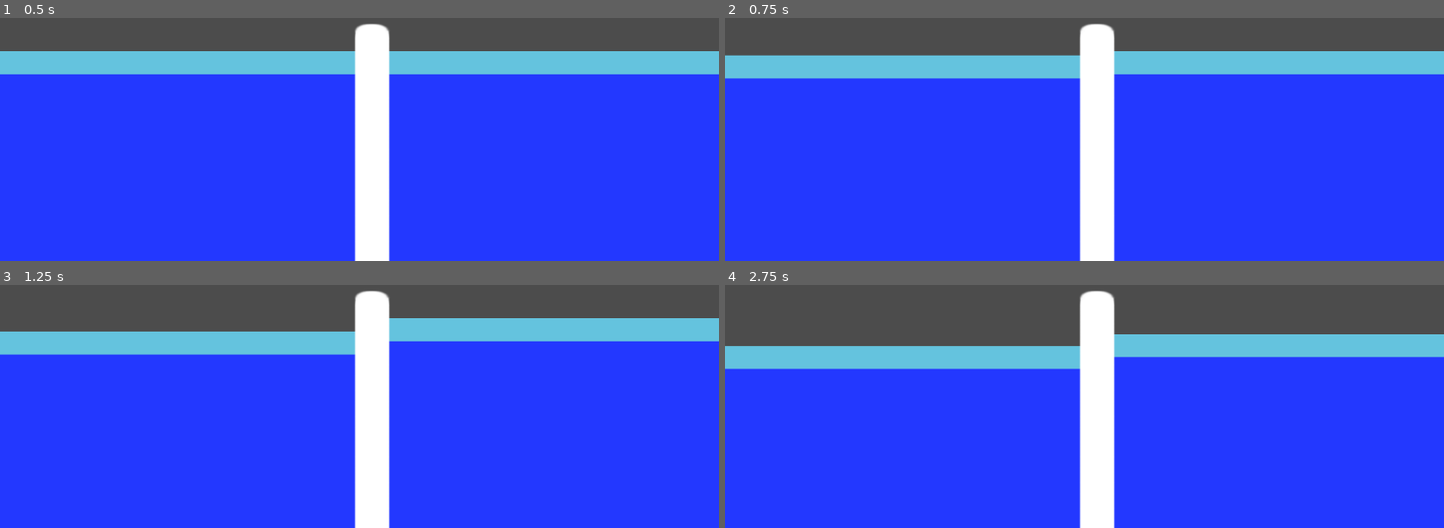
Above: before the commit, frames 1-4 (two rows, left to right).
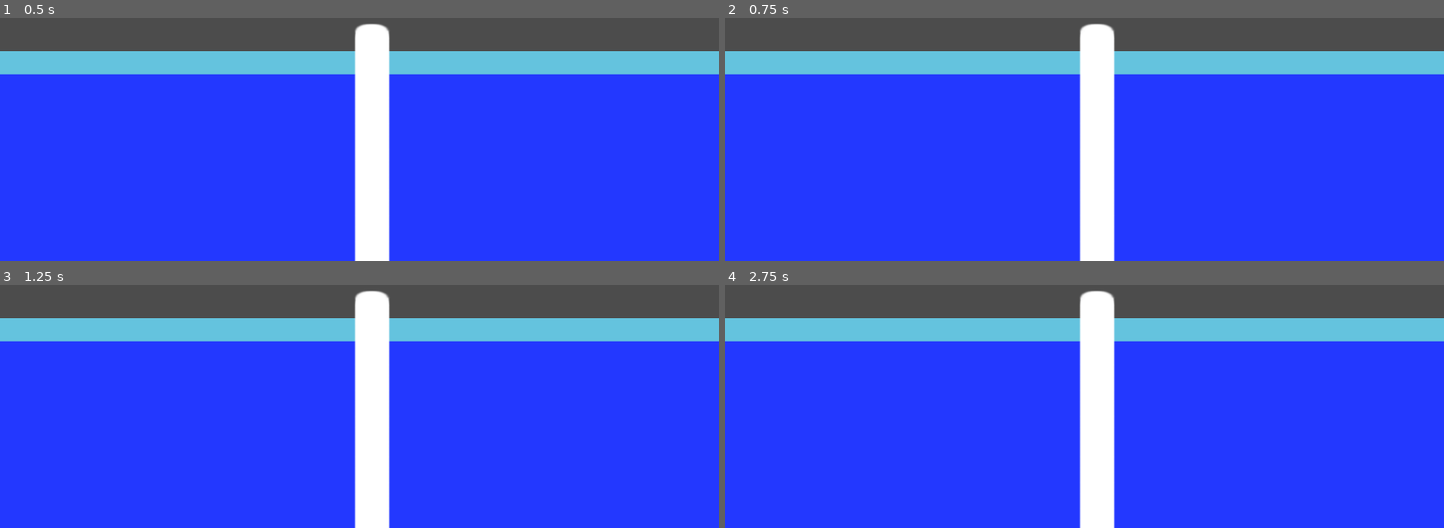
Above: after the commit, the same moments.

Repository: TeamGalileoRobotics/whippo
Game: Godot game, scene res://main.tscn
Same seed, same stepped clock (60 frames per second), same inputs: the game is played once before the commit and once after it.
Inputs:
- Up to frame 1 (0.5 s): no input
- Up to frame 2 (0.75 s): tap Enter at 0.5 s; hold D (playerLeft_right, bound only after the commit) from 0.53 s (still down); hold Down (player2_down, bound only before the commit) from 0.53 s (still down)
- Up to frame 3 (1.25 s): keep holding D (playerLeft_right, bound only after the commit); keep holding Down (player2_down, bound only before the commit); tap Up (player2_up, bound only before the commit) at 0.8 s
- Up to frame 4 (2.75 s): release D (playerLeft_right, bound only after the commit) at 1.28 s; release Down (player2_down, bound only before the commit) at 1.28 s; hold S (player1_down, bound only before the commit) 1.28-2.03 s; tap Up (player2_up, bound only before the commit) at 1.35, 2.3 s; tap Down (player2_down, bound only before the commit) at 1.55 s; tap Space at 2 s; hold D (playerLeft_right, bound only after the commit) from 2.03 s (still down); hold Down (player2_down, bound only before the commit) from 2.03 s (still down)

Frame 1 is identical in both runs. In frame 2, 2.0% of the frame differs, in the area x 0-50%, y 13-26%; in frame 3, 5.7%; in frame 4, 17%, in the area x 0-100%, y 13-35%.

Commit message:
Add first hippo

Diff:
--- /dev/null
+++ b/hippoLeft.gd
@@ -0,0 +1,12 @@
+extends KinematicBody2D
+
+const SPEED = 1
+
+func _ready():
+	pass
+
+func _process(delta):
+	if (Input.is_action_pressed("playerLeft_left")):
+		move_and_collide(Vector2(-SPEED, 0))
+	if (Input.is_action_pressed("playerLeft_right")):
+		move_and_collide(Vector2(SPEED, 0))
--- a/project.godot
+++ b/project.godot
@@ -16,15 +16,25 @@
 
 [input]
 
-player1_up=[ Object(InputEventKey,"resource_local_to_scene":false,"resource_name":"","device":0,"alt":false,"shift":false,"control":false,"meta":false,"command":false,"pressed":false,"scancode":87,"unicode":0,"echo":false,"script":null)
+playerLeft_up=[ Object(InputEventKey,"resource_local_to_scene":false,"resource_name":"","device":0,"alt":false,"shift":false,"control":false,"meta":false,"command":false,"pressed":false,"scancode":87,"unicode":0,"echo":false,"script":null)
  ]
-player2_up=[ Object(InputEventKey,"resource_local_to_scene":false,"resource_name":"","device":0,"alt":false,"shift":false,"control":false,"meta":false,"command":false,"pressed":false,"scancode":16777232,"unicode":0,"echo":false,"script":null)
+playerRight_up=[ Object(InputEventKey,"resource_local_to_scene":false,"resource_name":"","device":0,"alt":false,"shift":false,"control":false,"meta":false,"command":false,"pressed":false,"scancode":16777232,"unicode":0,"echo":false,"script":null)
 , Object(InputEventKey,"resource_local_to_scene":false,"resource_name":"","device":0,"alt":false,"shift":false,"control":false,"meta":false,"command":false,"pressed":false,"scancode":73,"unicode":0,"echo":false,"script":null)
  ]
-player1_down=[ Object(InputEventKey,"resource_local_to_scene":false,"resource_name":"","device":0,"alt":false,"shift":false,"control":false,"meta":false,"command":false,"pressed":false,"scancode":83,"unicode":0,"echo":false,"script":null)
+playerLeft_down=[ Object(InputEventKey,"resource_local_to_scene":false,"resource_name":"","device":0,"alt":false,"shift":false,"control":false,"meta":false,"command":false,"pressed":false,"scancode":83,"unicode":0,"echo":false,"script":null)
  ]
-player2_down=[ Object(InputEventKey,"resource_local_to_scene":false,"resource_name":"","device":0,"alt":false,"shift":false,"control":false,"meta":false,"command":false,"pressed":false,"scancode":16777234,"unicode":0,"echo":false,"script":null)
+playerRight_down=[ Object(InputEventKey,"resource_local_to_scene":false,"resource_name":"","device":0,"alt":false,"shift":false,"control":false,"meta":false,"command":false,"pressed":false,"scancode":16777234,"unicode":0,"echo":false,"script":null)
 , Object(InputEventKey,"resource_local_to_scene":false,"resource_name":"","device":0,"alt":false,"shift":false,"control":false,"meta":false,"command":false,"pressed":false,"scancode":75,"unicode":0,"echo":false,"script":null)
+ ]
+playerLeft_left=[ Object(InputEventKey,"resource_local_to_scene":false,"resource_name":"","device":0,"alt":false,"shift":false,"control":false,"meta":false,"command":false,"pressed":false,"scancode":65,"unicode":0,"echo":false,"script":null)
+ ]
+playerLeft_right=[ Object(InputEventKey,"resource_local_to_scene":false,"resource_name":"","device":0,"alt":false,"shift":false,"control":false,"meta":false,"command":false,"pressed":false,"scancode":68,"unicode":0,"echo":false,"script":null)
+ ]
+playerRight_left=[ Object(InputEventKey,"resource_local_to_scene":false,"resource_name":"","device":0,"alt":false,"shift":false,"control":false,"meta":false,"command":false,"pressed":false,"scancode":74,"unicode":0,"echo":false,"script":null)
+, Object(InputEventKey,"resource_local_to_scene":false,"resource_name":"","device":0,"alt":false,"shift":false,"control":false,"meta":false,"command":false,"pressed":false,"scancode":16777231,"unicode":0,"echo":false,"script":null)
+ ]
+playerRight_right=[ Object(InputEventKey,"resource_local_to_scene":false,"resource_name":"","device":0,"alt":false,"shift":false,"control":false,"meta":false,"command":false,"pressed":false,"scancode":76,"unicode":0,"echo":false,"script":null)
+, Object(InputEventKey,"resource_local_to_scene":false,"resource_name":"","device":0,"alt":false,"shift":false,"control":false,"meta":false,"command":false,"pressed":false,"scancode":16777233,"unicode":0,"echo":false,"script":null)
  ]
 
 [rendering]
Binary file added: sprites/hippo.png
Not shown, added: sprites/hippo.xcf
